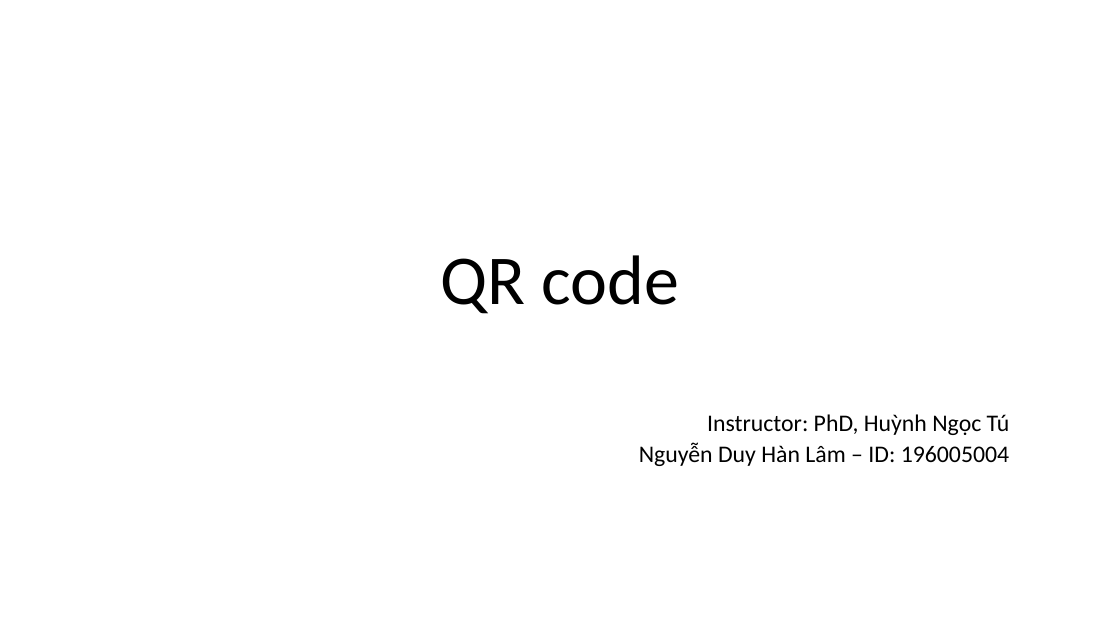
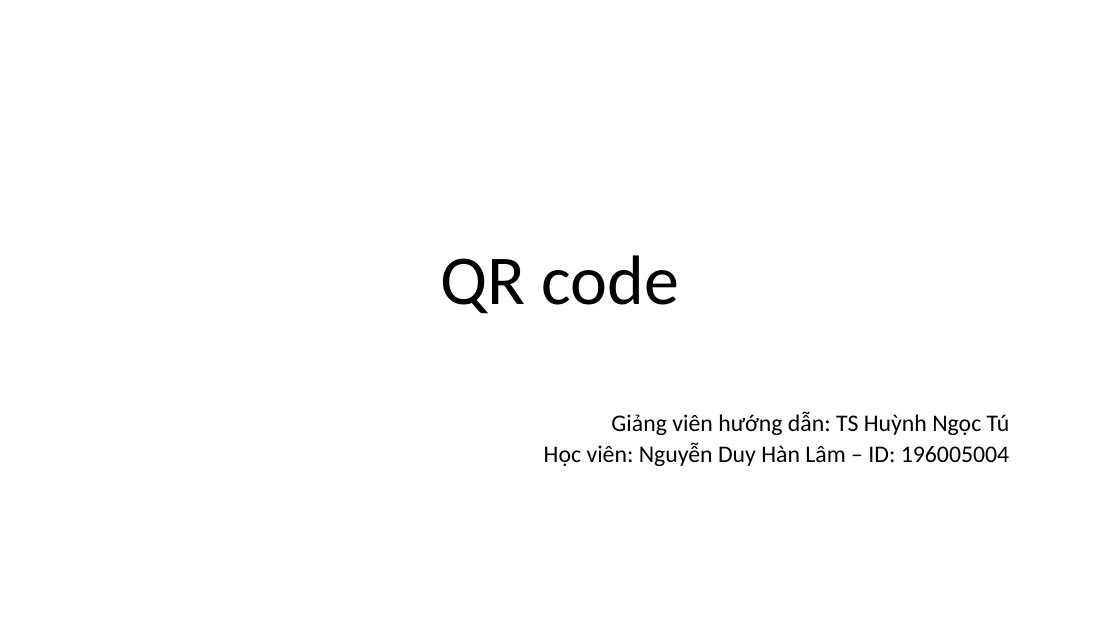
Before and after one commit to nguyenduyhanlam/Information_Security, a slide deck: slide 1 of QR code.pptx. Drawn at 1120x630 pixels with LibreOffice and Linux fonts; fonts in the diff are those of the drawing. Boxes give left, top, right and bottom in pixels: in the first picture for what was removed or moved away, otherwise in the second. Text is boxed around its words. In the diff, an @@ line names an element or a change of style, - is before the commit and + after.

```diff
--- a/QR code.pptx
+++ b/QR code.pptx
@@ subtitle at <box>544,411,1010,466</box>: text changed @@
-Instructor: PhD, Huỳnh Ngọc Tú
-Nguyễn Duy Hàn Lâm – ID: 196005004
+Giảng viên hướng dẫn: TS Huỳnh Ngọc Tú
+Học viên: Nguyễn Duy Hàn Lâm – ID: 196005004
```
Also in this commit, not shown: 1 other slide changed, 7 slides added, 2 other files.
